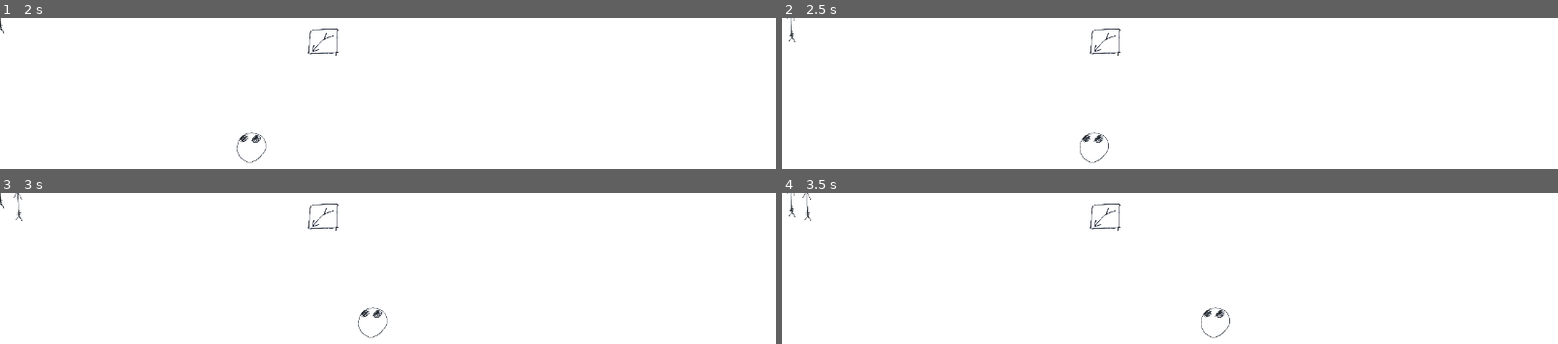
Above: before the commit, frames 1-4 (two rows, left to right).
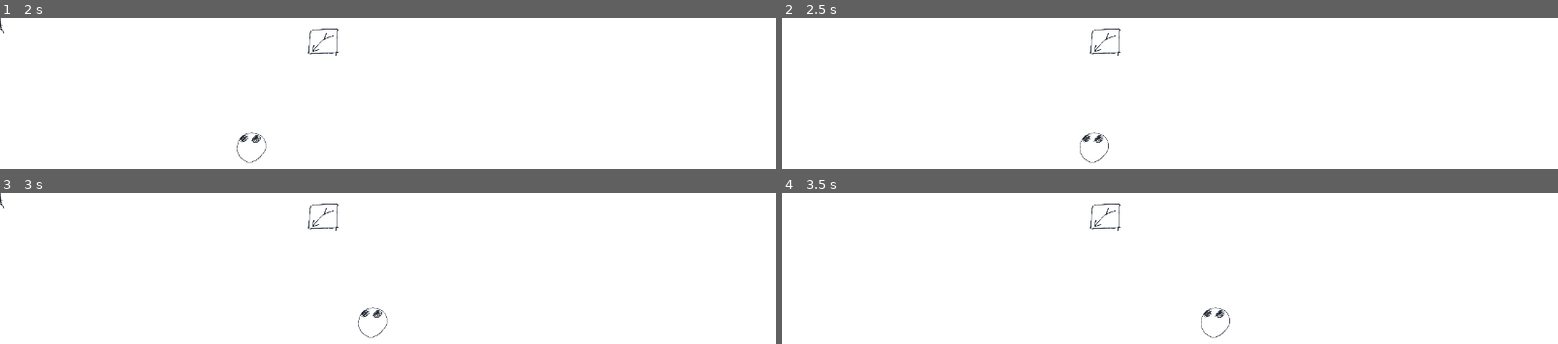
Above: after the commit, the same moments.

Repository: OzuYatamutsu/notebook-tower-defense
Game: Godot game, scene res://levels/test_level.tscn
Two runs of this game, one before a commit and one after it. Both use one fixed random seed, a clock stepped at 60 frames per second and the inputs below.
Inputs:
- Up to frame 1 (2 s): no input
- Up to frame 2 (2.5 s): no input
- Up to frame 3 (3 s): no input
- Up to frame 4 (3.5 s): no input

Frame 1 is identical in both runs. In frame 2, less than 0.1% of the frame differs, in the area x 0-2%, y 0-17%; in frame 3, less than 0.1%; in frame 4, 0.1%, in the area x 0-4%, y 0-19%.

Commit message:
Fire projectile at target

Diff:
--- a/projectiles/projectile.gd
+++ b/projectiles/projectile.gd
@@ -1,26 +1,36 @@
 class_name Projectile
 extends StaticBody2D
 
-@export var DESPAWN_TIMER_SECS = 5.0
+@export var DESPAWN_TIMER_SECS = 10.0
 @export var SPEED = 300.0
 @export var TARGET: Mob
 @export var TARGET_LOCATION: Vector2
+@export var IS_ACTIVE = false
 
 @onready var DespawnTimer = $DespawnTimer
 
-func init(target_location: Vector2) -> void:
-    # Note: need to rework this!
-    # I shouldn't route towards a static position; I should route towards the enemy's position (homing)
-    position = get_parent().position
-    TARGET_LOCATION = target_location
+func fire_at(target: Mob) -> void:
+    TARGET = target
+    update_target_position()
     DespawnTimer.wait_time = DESPAWN_TIMER_SECS
     DespawnTimer.start()
+    IS_ACTIVE = true
+
+func update_target_position():
+    if TARGET == null:
+        return
+    TARGET_LOCATION = TARGET.global_position
 
 func _process(delta: float) -> void:
-    position = Vector2(
-        move_toward(position.x, TARGET_LOCATION.x, SPEED * delta),
-        move_toward(position.y, TARGET_LOCATION.y, SPEED * delta),
+    if !IS_ACTIVE:
+        return
+
+    global_position += Vector2(
+        move_toward(global_position.x, TARGET_LOCATION.x, SPEED * delta),
+        move_toward(global_position.y, TARGET_LOCATION.y, SPEED * delta),
     )
 
 func _on_despawn_timer_timeout() -> void:
+    # We didn't hit the target in time
+    # so clean this up
     queue_free()
--- a/towers/arrow_tower.gd
+++ b/towers/arrow_tower.gd
@@ -40,6 +40,6 @@
 
     var new_projectile: Projectile = PROJECTILE_REF.instantiate()
     ProjectileRoot.add_child(new_projectile)
-    new_projectile.init(CURRENT_TARGET.global_position)
+    new_projectile.fire_at(CURRENT_TARGET)
 
     print(str(self) + ": Shooting an arrow, " + str(new_projectile))
